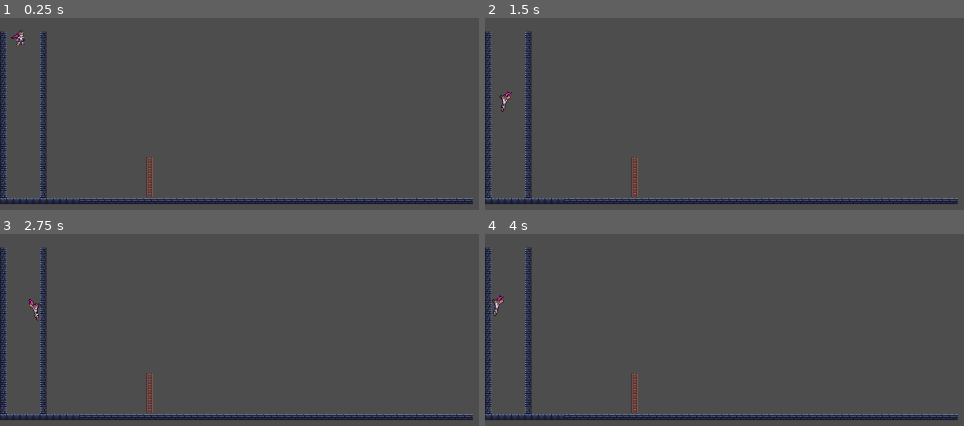
Above: before the commit, frames 1-4 (two rows, left to right).
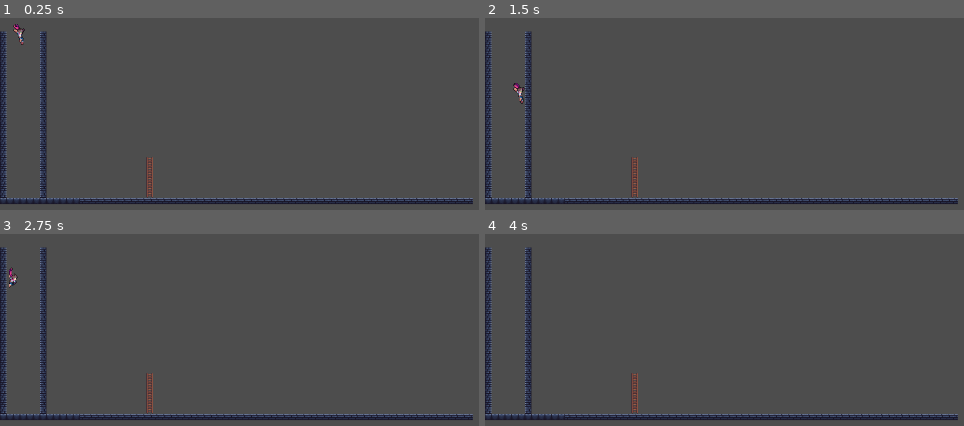
Above: after the commit, the same moments.

Repository: Yassin-Said/HorsesJam
Game: Godot game, scene res://assets/scenes/world.tscn
The game is run twice, just before and just after one commit, with the same random seed, the same clock (stepped at 60 frames per second) and the same inputs.
Inputs (mouse positions are in pixels of both pictures, inside the frame that each line leads up to):
- Up to frame 1 (0.25 s): no input
- Up to frame 2 (1.5 s): tap Enter at 0.5 s; move the mouse to (outside the picture) at 0.52 s; hold D (move_right) from 0.53 s (still down); tap F (attack) at 0.6 s; click (outside the picture) at 0.67 s; tap W (jump) at 0.77, 1.07 s; tap Shift (slide, bound only after the commit) at 0.8, 1.35 s; tap Space at 1.25 s; move the mouse to (outside the picture) at 1.27 s
- Up to frame 3 (2.75 s): tap W (jump) at 1.52, 1.55, 1.82, 2.1 s; move the mouse to (outside the picture) at 2.02 s; release D (move_right) at 2.03 s; hold A (move_left) from 2.03 s (still down); tap F (attack) at 2.3 s
- Up to frame 4 (4 s): tap Enter at 2.75 s; move the mouse to (outside the picture) at 2.77 s; release A (move_left) at 2.78 s; hold D (move_right) from 2.78 s (still down); tap F (attack) at 2.85 s; click (outside the picture) at 2.92 s; tap W (jump) at 3.02, 3.32, 3.77, 3.8 s; tap Shift (slide, bound only after the commit) at 3.05, 3.6 s; tap Space at 3.5 s; move the mouse to (outside the picture) at 3.52 s

The runs differ from the first frame. In frame 1, 0.2% of the frame differs, in the area x 2-6%, y 3-15%; in frame 2, 0.2%, in the area x 2-9%, y 33-49%; in frame 3, 0.2%; in frame 4, 0.1%.

Commit message:
[ADD] - Dash && slide

Diff:
--- a/assets/scenes/player.tscn
+++ b/assets/scenes/player.tscn
@@ -110,6 +110,58 @@
 atlas = ExtResource("2_s027a")
 region = Rect2(640, 1280, 128, 128)
 
+[sub_resource type="AtlasTexture" id="AtlasTexture_jpuse"]
+atlas = ExtResource("2_s027a")
+region = Rect2(0, 640, 128, 128)
+
+[sub_resource type="AtlasTexture" id="AtlasTexture_pmubu"]
+atlas = ExtResource("2_s027a")
+region = Rect2(128, 640, 128, 128)
+
+[sub_resource type="AtlasTexture" id="AtlasTexture_ypmlx"]
+atlas = ExtResource("2_s027a")
+region = Rect2(256, 640, 128, 128)
+
+[sub_resource type="AtlasTexture" id="AtlasTexture_xjbdu"]
+atlas = ExtResource("2_s027a")
+region = Rect2(384, 640, 128, 128)
+
+[sub_resource type="AtlasTexture" id="AtlasTexture_6hv0l"]
+atlas = ExtResource("2_s027a")
+region = Rect2(512, 640, 128, 128)
+
+[sub_resource type="AtlasTexture" id="AtlasTexture_ike5y"]
+atlas = ExtResource("2_s027a")
+region = Rect2(0, 1152, 128, 128)
+
+[sub_resource type="AtlasTexture" id="AtlasTexture_p0j5o"]
+atlas = ExtResource("2_s027a")
+region = Rect2(128, 1152, 128, 128)
+
+[sub_resource type="AtlasTexture" id="AtlasTexture_ingmm"]
+atlas = ExtResource("2_s027a")
+region = Rect2(256, 1152, 128, 128)
+
+[sub_resource type="AtlasTexture" id="AtlasTexture_w5a74"]
+atlas = ExtResource("2_s027a")
+region = Rect2(384, 1152, 128, 128)
+
+[sub_resource type="AtlasTexture" id="AtlasTexture_mpwc7"]
+atlas = ExtResource("2_s027a")
+region = Rect2(512, 1152, 128, 128)
+
+[sub_resource type="AtlasTexture" id="AtlasTexture_c0byx"]
+atlas = ExtResource("2_s027a")
+region = Rect2(640, 1152, 128, 128)
+
+[sub_resource type="AtlasTexture" id="AtlasTexture_qrijk"]
+atlas = ExtResource("2_s027a")
+region = Rect2(768, 1152, 128, 128)
+
+[sub_resource type="AtlasTexture" id="AtlasTexture_8k6dn"]
+atlas = ExtResource("2_s027a")
+region = Rect2(896, 1152, 128, 128)
+
 [sub_resource type="AtlasTexture" id="AtlasTexture_s027a"]
 atlas = ExtResource("2_s027a")
 region = Rect2(0, 384, 128, 128)
@@ -211,7 +263,7 @@
 "duration": 1.0,
 "texture": SubResource("AtlasTexture_0gfpk")
 }],
-"loop": true,
+"loop": false,
 "name": &"fall",
 "speed": 15.0
 }, {
@@ -285,6 +337,55 @@
 }],
 "loop": false,
 "name": &"jump",
+"speed": 15.0
+}, {
+"frames": [{
+"duration": 1.0,
+"texture": SubResource("AtlasTexture_jpuse")
+}, {
+"duration": 1.0,
+"texture": SubResource("AtlasTexture_pmubu")
+}, {
+"duration": 1.0,
+"texture": SubResource("AtlasTexture_ypmlx")
+}, {
+"duration": 1.0,
+"texture": SubResource("AtlasTexture_xjbdu")
+}, {
+"duration": 1.0,
+"texture": SubResource("AtlasTexture_6hv0l")
+}],
+"loop": false,
+"name": &"new_animation",
+"speed": 15.0
+}, {
+"frames": [{
+"duration": 1.0,
+"texture": SubResource("AtlasTexture_ike5y")
+}, {
+"duration": 1.0,
+"texture": SubResource("AtlasTexture_p0j5o")
+}, {
+"duration": 1.0,
+"texture": SubResource("AtlasTexture_ingmm")
+}, {
+"duration": 1.0,
+"texture": SubResource("AtlasTexture_w5a74")
+}, {
+"duration": 1.0,
+"texture": SubResource("AtlasTexture_mpwc7")
+}, {
+"duration": 1.0,
+"texture": SubResource("AtlasTexture_c0byx")
+}, {
+"duration": 1.0,
+"texture": SubResource("AtlasTexture_qrijk")
+}, {
+"duration": 1.0,
+"texture": SubResource("AtlasTexture_8k6dn")
+}],
+"loop": false,
+"name": &"slide",
 "speed": 15.0
 }, {
 "frames": [{
@@ -372,7 +473,9 @@
 [node name="AnimatedSprite2D" type="AnimatedSprite2D" parent="CharacterBody2D" unique_id=672851028]
 texture_filter = 1
 sprite_frames = SubResource("SpriteFrames_00pic")
-animation = &"attack"
+animation = &"new_animation"
+frame = 4
+frame_progress = 1.0
 
 [node name="Sprite2D" type="Sprite2D" parent="CharacterBody2D" unique_id=1335801446]
 visible = false
--- a/assets/scripts/player.gd
+++ b/assets/scripts/player.gd
@@ -5,12 +5,24 @@
 const SPEED = 100.0
 const SPEED_IN_JUMP = 10.0
 const JUMP_VELOCITY = -200.0
+
 var land_on_wall = false
 var jumped_from_wall = false
 var jumping = false
+var sliding = false
+var current_dashing_key = ""
+var sliding_speed = 0
 var holding = false
 var cooldown_wall : float = 0
 var is_attacking = false
+var key_history = {"move_left": 0, "move_right": 0, "jump": 0}
+var dash_direction = Vector2.ZERO
+var current_key = ""
+var dash_speed = 500.0
+var dash_duration = 0.05
+var dash_timer = 0.0
+var reset_key = 0
+var dashing = false
 
 func _ready() -> void:
 	animated_sprite_2d.play("idle")
@@ -28,6 +40,7 @@
 		if is_on_wall() and not is_on_floor() and cooldown_wall <= 0:
 			if (is_on_wall() and get_wall_normal().x > 0 and direction < 0) or (is_on_wall() and get_wall_normal().x < 0 and direction > 0):
 				holding = true
+				jumping = false
 			else:
 				return
 			jumped_from_wall = false
@@ -43,16 +56,25 @@
 		else:
 			land_on_wall = false
 
+func check_fall():
+	if not is_on_floor() and not holding and not jumped_from_wall and not jumping:
+		animated_sprite_2d.play("fall_loop")
+
 func check_direction(direction: float, delta: float):
 	if direction:
-		if holding == true:
+		if not holding and not jumped_from_wall and not sliding:
+			if direction < 0 :
+				animated_sprite_2d.flip_h = true
+			else:
+				animated_sprite_2d.flip_h = false
+		if holding == true or sliding == true or dashing == true:
 			return
 		if direction < 0 and is_on_floor():
-			animated_sprite_2d.flip_h = true
-			animated_sprite_2d.play("walk")
+			if not jumping:
+				animated_sprite_2d.play("walk")
 		elif is_on_floor():
-			animated_sprite_2d.flip_h = false
-			animated_sprite_2d.play("walk")
+			if not jumping:
+				animated_sprite_2d.play("walk")
 		if not jumped_from_wall:
 			velocity.x = direction * SPEED
 		#else:
@@ -61,15 +83,75 @@
 		holding = false
 		if not is_on_wall() and not jumped_from_wall:
 			velocity.x = move_toward(velocity.x, 0, SPEED)
-			if jumping == false and not is_attacking:
+			if jumping == false and not is_attacking and not sliding:
 				animated_sprite_2d.play("idle")
+
+func check_slide(direction, delta):
+	if is_on_floor() and not sliding:
+		if Input.is_action_just_pressed("slide"):
+			sliding_speed = 200
+			sliding = true
+			animated_sprite_2d.play("slide")
+	if sliding_speed > 100:
+		var way = 1
+		if animated_sprite_2d.flip_h == true:
+			way = -1
+		sliding_speed -= 200 * delta
+		velocity = Vector2(sliding_speed * way, 0)
+	else:
+		sliding_speed = 0
+		sliding = false
+
+func clear_dash():
+	for key in key_history:
+		key_history[key] = 0
+
+func start_dash(dir: Vector2):
+	holding = false
+	jumped_from_wall = false
+	dash_direction = dir.normalized()
+	dash_timer = dash_duration
+	dashing = true
+
+func apply_dash(delta):
+	if dashing:
+		dash_timer -= delta
+
+		if current_dashing_key == "jump":
+			velocity = dash_direction * 250
+		else:
+			velocity = dash_direction * dash_speed
+		if dash_timer <= 0:
+			dashing = false
+
+func check_dash(delta):
+	reset_key -= delta
+	if reset_key <= 0:
+		clear_dash()
+	if not is_on_floor() and not holding:
+		for key in key_history:
+			if Input.is_action_just_pressed(key):
+				reset_key = 0.2
+				key_history[key] += 1
+			if key_history[key] >= 2:
+				current_dashing_key = key
+				if key == "move_left":
+					start_dash(Vector2.LEFT)
+				if key == "move_right":
+					start_dash(Vector2.RIGHT)
+				if key == "jump":
+					start_dash(Vector2.UP)
+				dashing = true
+				clear_dash()
+	else:
+		clear_dash()
 
 func _physics_process(delta: float) -> void:
 	cooldown_wall -= delta
 	var direction := Input.get_axis("move_left", "move_right")
 
 	if not is_on_floor():
-		if not holding or not direction:
+		if not holding:
 			velocity += get_gravity() * delta * 0.6
 	else:
 		jumping= false
@@ -85,6 +167,10 @@
 	attack()
 	check_wall_collision(delta, direction)
 	check_direction(direction, delta)
+	check_fall()
+	check_slide(direction, delta)
+	check_dash(delta)
+	apply_dash(delta)
 	move_and_slide()
 
 func attack():
@@ -107,7 +193,7 @@
 	pass # Replace with function body.
 
 func _on_animated_sprite_2d_animation_finished() -> void:
-	if animated_sprite_2d.animation == "jump" or animated_sprite_2d.animation == "wall_jump":
+	if animated_sprite_2d.animation == "fall" or animated_sprite_2d.animation == "jump" or animated_sprite_2d.animation == "wall_jump":
 		animated_sprite_2d.play("fall_loop")
 	if animated_sprite_2d.animation == "attack":
 		is_attacking = false
--- a/project.godot
+++ b/project.godot
@@ -92,6 +92,11 @@
 "events": [Object(InputEventKey,"resource_local_to_scene":false,"resource_name":"","device":-1,"window_id":0,"alt_press …(192 unchanged characters)…
 ]
 }
+slide={
+"deadzone": 0.2,
+"events": [Object(InputEventKey,"resource_local_to_scene":false,"resource_name":"","device":-1,"window_id":0,"alt_pressed":false,"shift_pressed":false,"ctrl_pressed":false,"meta_pressed":false,"pressed":false,"keycode":0,"physical_keycode":4194325,"key_label":0,"unicode":0,"location":0,"echo":false,"script":null)
+]
+}
 
 [physics]
 
